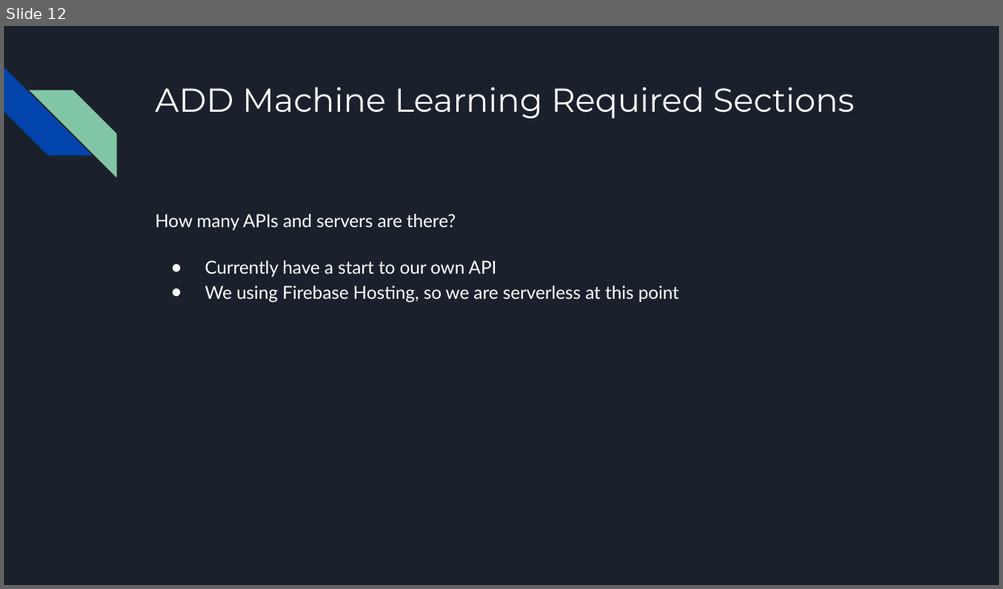
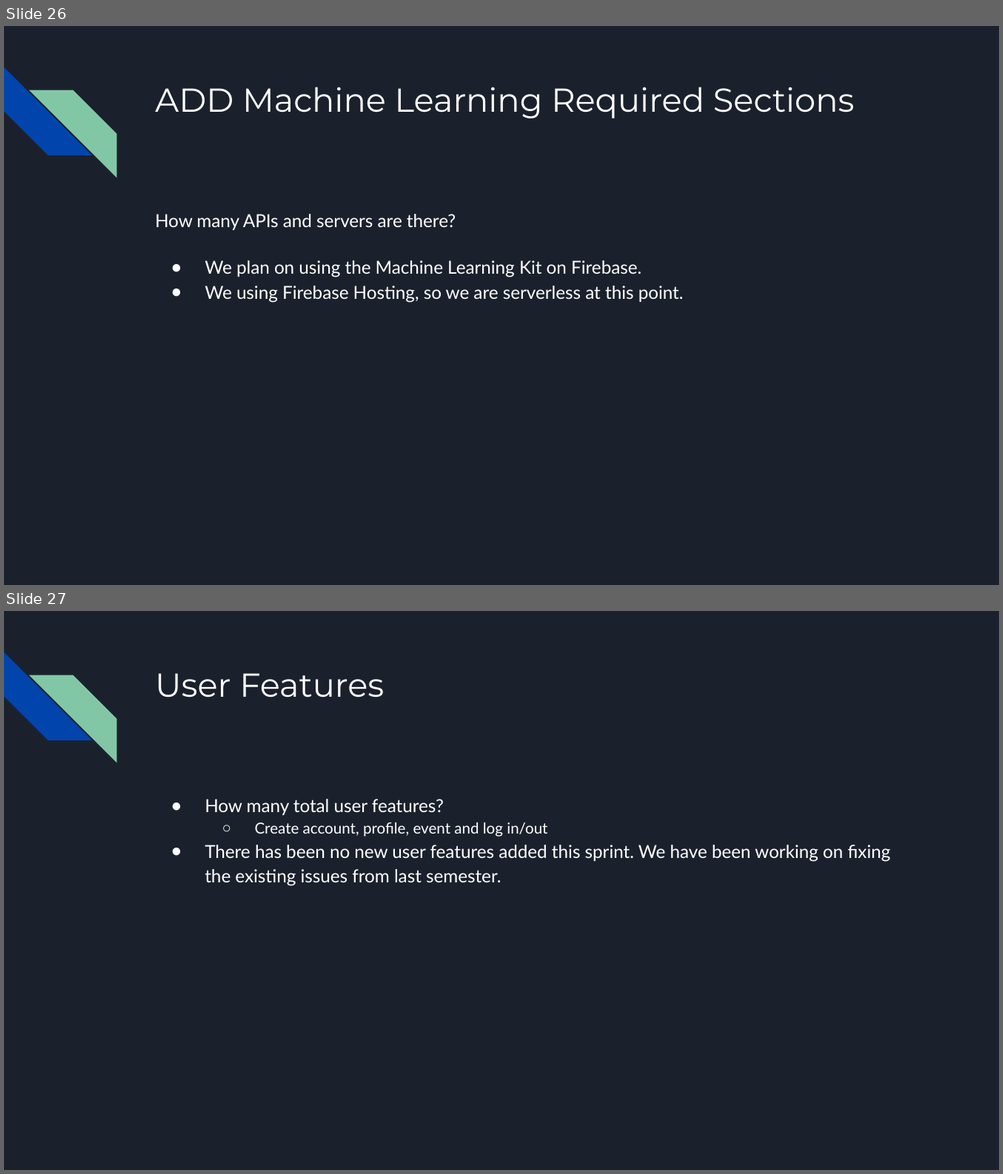
Before and after one commit to jamilkhan98/CECS491AProject, a slide deck: Sprints/Sprint #4/Sprint #4 Presentation.pptx. Shown one above the other, each under a label of ours: slide 12 before the commit, slides 26 and 27 after it. The pictures are 1003x589 and 1003x1174 pixels, drawn with LibreOffice and Linux fonts; fonts in the diff are those of the drawing. Boxes give left, top, right and bottom in pixels: in the first picture for what was removed or moved away, otherwise in the second. Text is boxed around its words. In the diff, an @@ line names an element or a change of style, - is before the commit and + after.

```diff
--- a/Sprints/Sprint #4/Sprint #4 Presentation.pptx
+++ b/Sprints/Sprint #4/Sprint #4 Presentation.pptx
@@ slide 27 added at (4, 611, 999, 1170), background #1B212C; not listed: 2 template elements that a slide beside it also shows @@
@@ title added at (155, 673, 384, 698), 24 pt, text #FFFFFF @@
+User Features
@@ text added at (205, 799, 891, 886), 13 pt, text #FFFFFF @@
+● How many total user features?
+  ○ Create account, profile, event and log in/out
+● There has been no new user features added this sprint. We have been working on fixing the existing issues from last semester.
@@ what was slide 12 is now slide 26 @@
@@ slide 26 changed as well @@
@@ text at (205, 261, 683, 303): text changed @@
-● Currently have a start to our own API
-● We using Firebase Hosting, so we are serverless at this point
+● We plan on using the Machine Learning Kit on Firebase.
+● We using Firebase Hosting, so we are serverless at this point.
```
Also in this commit, not shown: 6 other slides changed, 14 other slides added.
